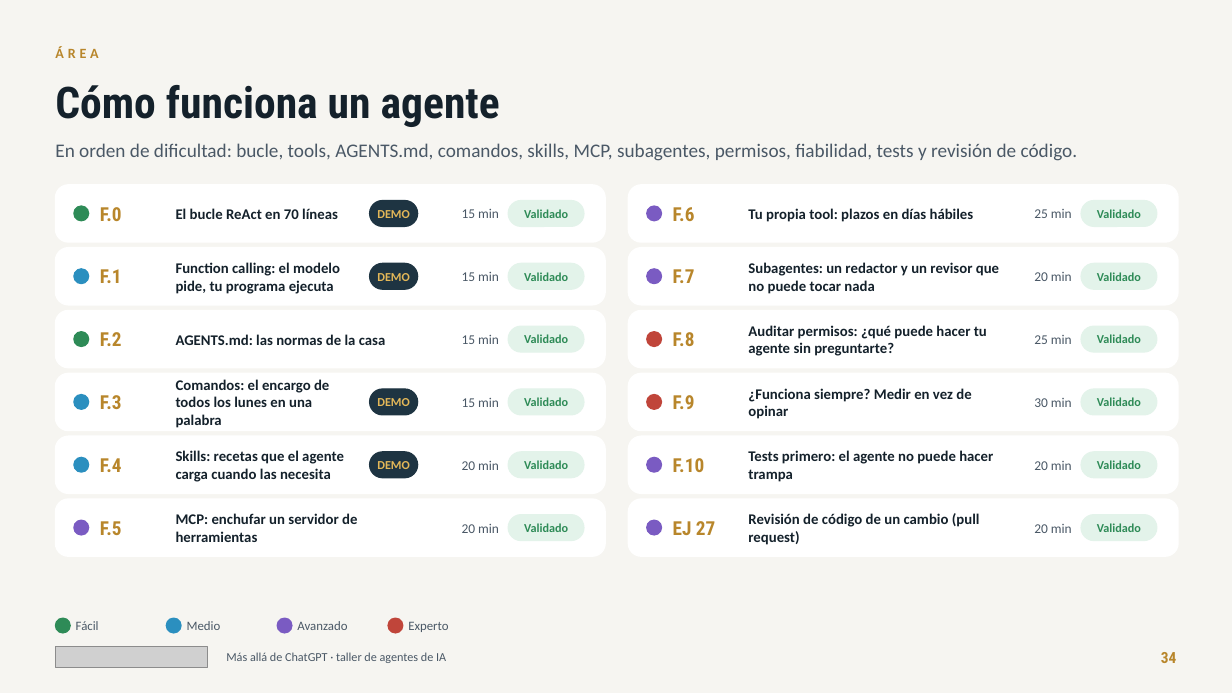
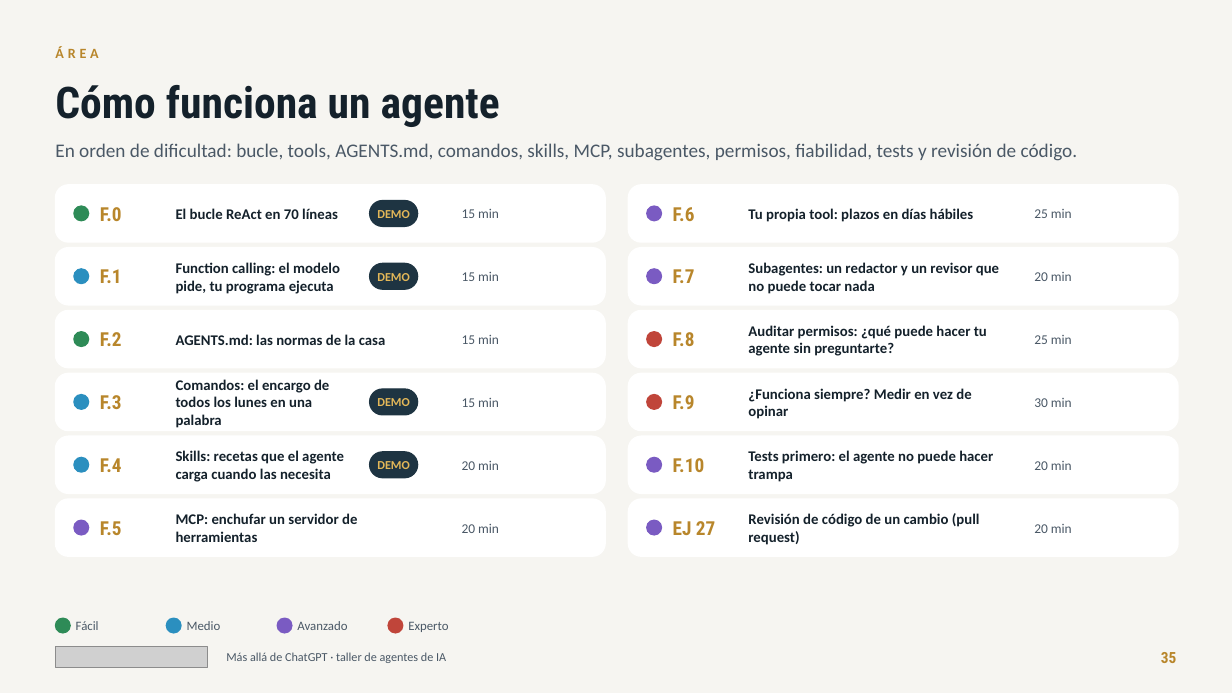
Before and after one commit to jlasherasTracasa/taller_semana_ia_2026, a slide deck: slide 35 of presentacion/taller-agentes-ia.pptx (slide 34 before the commit). Drawn at 1232x693 pixels with LibreOffice and Linux fonts; fonts in the diff are those of the drawing; grey boxes stand for pictures. Boxes give left, top, right and bottom in pixels: in the first picture for what was removed or moved away, otherwise in the second. Text is boxed around its words. In the diff, an @@ line names an element or a change of style, - is before the commit and + after.

```diff
--- a/presentacion/taller-agentes-ia.pptx
+++ b/presentacion/taller-agentes-ia.pptx
@@ rounded rectangle removed at <box>508,201,584,226</box> @@
@@ text removed at <box>524,209,568,218</box> @@
-Validado
@@ rounded rectangle removed at <box>1081,201,1157,226</box> @@
@@ text removed at <box>1097,209,1141,218</box> @@
-Validado
@@ rounded rectangle removed at <box>508,263,584,289</box> @@
@@ rounded rectangle removed at <box>1081,263,1157,289</box> @@
@@ text removed at <box>524,272,568,281</box> @@
-Validado
@@ text removed at <box>1097,272,1141,281</box> @@
-Validado
@@ rounded rectangle removed at <box>508,326,584,352</box> @@
@@ rounded rectangle removed at <box>1081,326,1157,352</box> @@
@@ text removed at <box>524,334,568,343</box> @@
-Validado
@@ text removed at <box>1097,334,1141,343</box> @@
-Validado
@@ rounded rectangle removed at <box>508,389,584,415</box> @@
@@ rounded rectangle removed at <box>1081,389,1157,415</box> @@
@@ text removed at <box>524,397,568,406</box> @@
-Validado
@@ text removed at <box>1097,397,1141,406</box> @@
-Validado
@@ rounded rectangle removed at <box>508,452,584,478</box> @@
@@ text removed at <box>524,460,568,469</box> @@
-Validado
@@ rounded rectangle removed at <box>1081,452,1157,478</box> @@
@@ text removed at <box>1097,460,1141,469</box> @@
-Validado
@@ rounded rectangle removed at <box>508,515,584,541</box> @@
@@ text removed at <box>524,523,568,532</box> @@
-Validado
@@ rounded rectangle removed at <box>1081,515,1157,541</box> @@
@@ text removed at <box>1097,523,1141,532</box> @@
-Validado
@@ text at <box>1161,652,1177,663</box>: text changed @@
-34
+35
```
Also in this commit, not shown: 46 other slides changed, 1 slide added, 2 other files.
